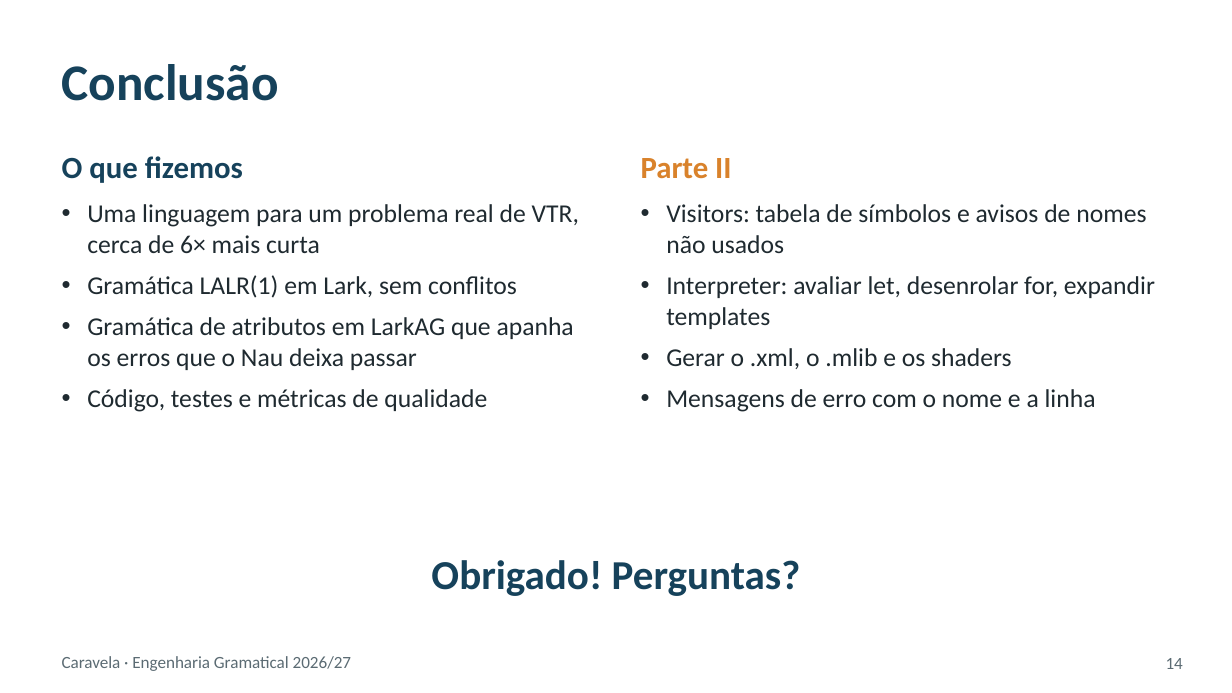
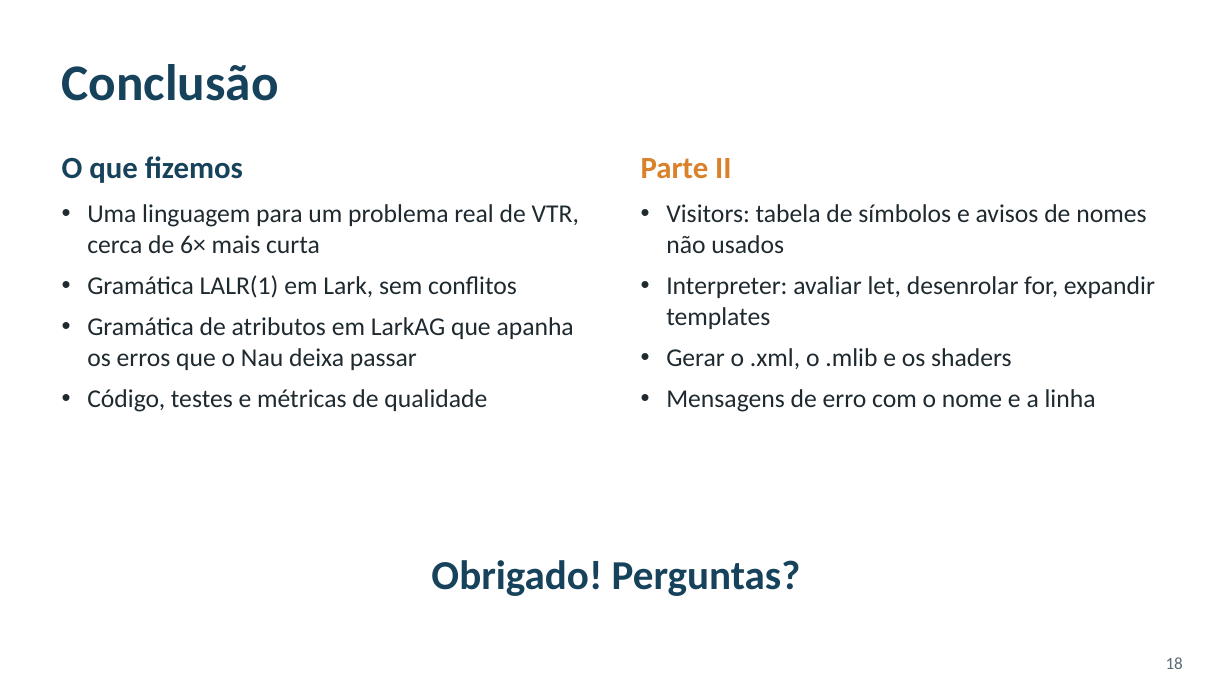
Before and after one commit to RafaelaAntunes17/trabalho_EG, a slide deck: slide 18 of Fase _I/Apresentacao_Caravela_v2.pptx (slide 14 before the commit). Drawn at 1232x693 pixels with LibreOffice and Linux fonts; fonts in the diff are those of the drawing. Boxes give left, top, right and bottom in pixels: in the first picture for what was removed or moved away, otherwise in the second. Text is boxed around its words. In the diff, an @@ line names an element or a change of style, - is before the commit and + after.

```diff
--- a/Fase _I/Apresentacao_Caravela_v2.pptx
+++ b/Fase _I/Apresentacao_Caravela_v2.pptx
@@ text removed at (62, 656, 351, 671) @@
-Caravela · Engenharia Gramatical 2026/27
@@ page number at (1166, 657, 1183, 669): text changed @@
-14
+18
```
Also in this commit, not shown: 11 other slides changed, 5 slides added, 1 slide removed, 15 other files.
